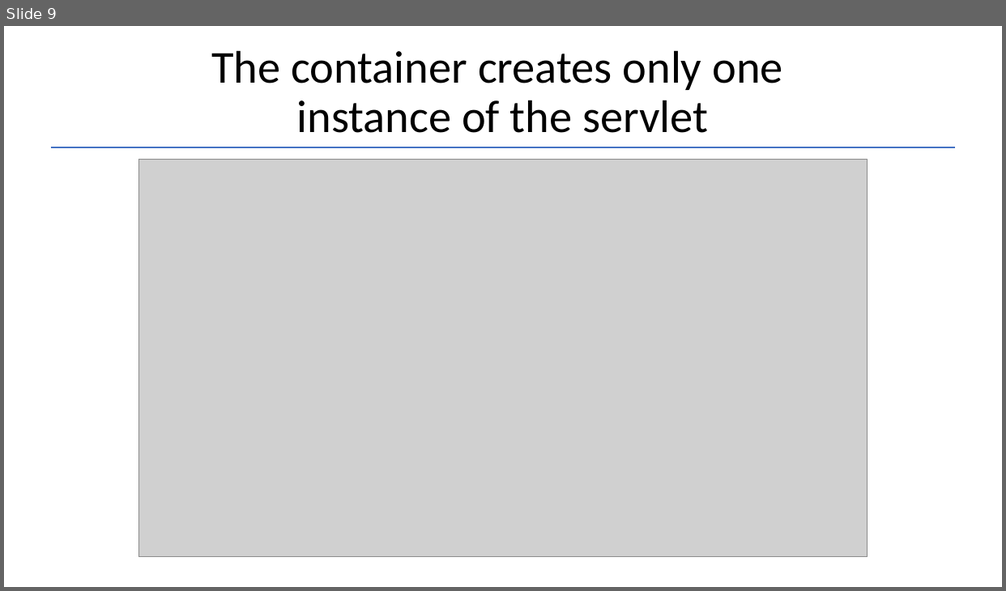
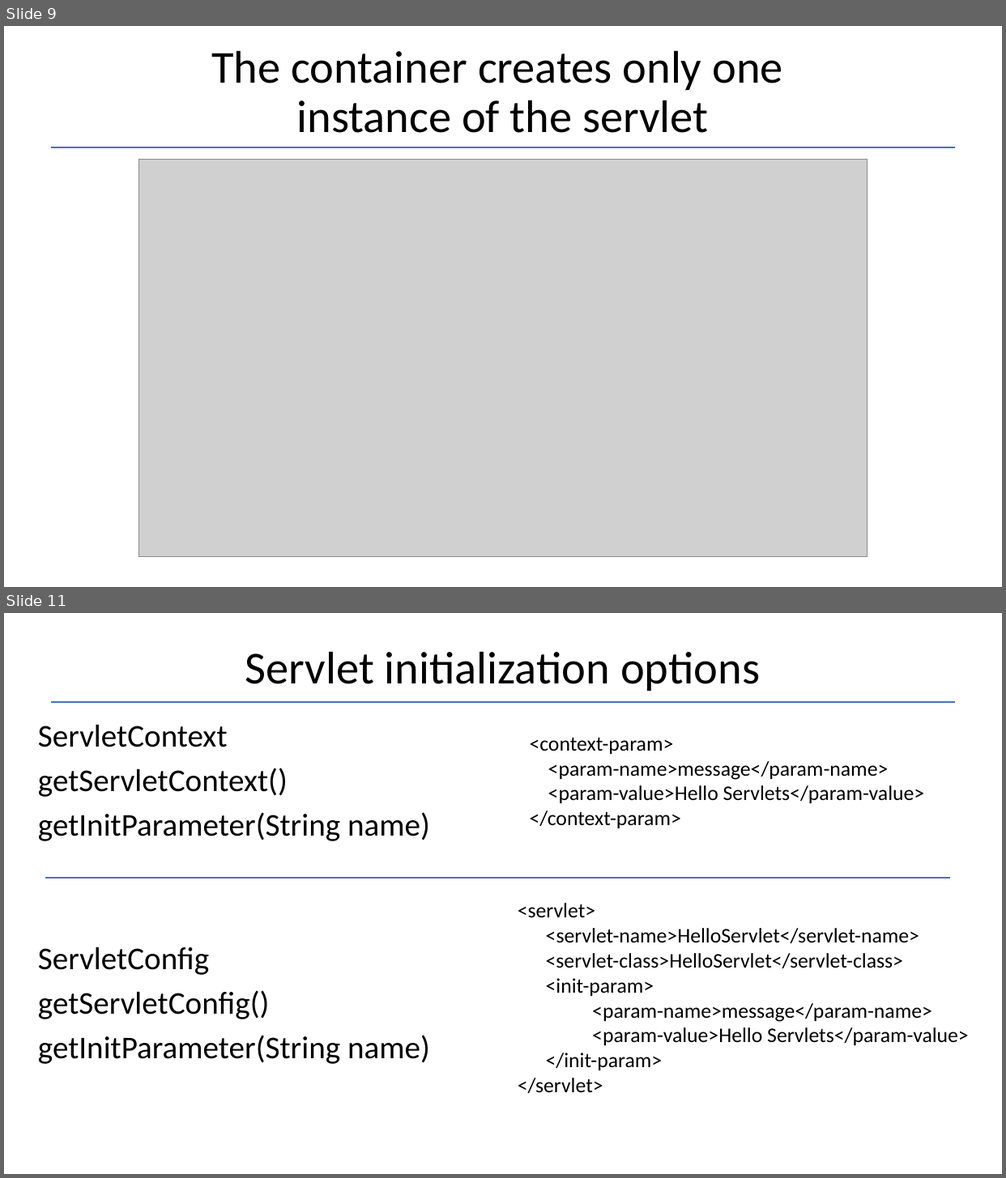
Before and after one commit to Garnik94/Levelup_presentations, a slide deck: Servlet/Servlet_Presentation.pptx. Shown one above the other, each under a label of ours: slide 9 before the commit, slides 9 and 11 after it; the slides between them are not shown. The pictures are 1006x591 and 1006x1178 pixels, drawn with LibreOffice and Linux fonts; fonts in the diff are those of the drawing; grey boxes stand for pictures. Boxes give left, top, right and bottom in pixels: in the first picture for what was removed or moved away, otherwise in the second. Text is boxed around its words. In the diff, an @@ line names an element or a change of style, - is before the commit and + after.

```diff
--- a/Servlet/Servlet_Presentation.pptx
+++ b/Servlet/Servlet_Presentation.pptx
@@ slide 11 added at [4,613,1002,1174], background #FFFFFF @@
@@ title added at [245,651,760,691], 44 pt, text #000000 @@
+Servlet initialization options
@@ line added from (50, 702) to (956, 702), #4472C4 1.5 pt @@
@@ text added at [38,724,430,1064], 30.5 pt, text #000000 @@
+ServletContext
+getServletContext()
+getInitParameter(String name)
+ServletConfig
+getServletConfig()
+getInitParameter(String name)
@@ text added at [530,737,925,828], 20 pt, text #000000 @@
+<context-param>
+<param-name>message</param-name>
+<param-value>Hello Servlets</param-value>
+</context-param>
@@ line added from (45, 878) to (950, 878), #4472C4 1.5 pt @@
@@ text added at [518,903,969,1093], 20 pt, text #000000 @@
+<servlet>
+<servlet-name>HelloServlet</servlet-name>
+<servlet-class>HelloServlet</servlet-class>
+<init-param>
+<param-name>message</param-name>
+<param-value>Hello Servlets</param-value>
+</init-param>
+</servlet>
```
Also in this commit, not shown: 4 slides changed, 3 other slides added, 4 other files.
